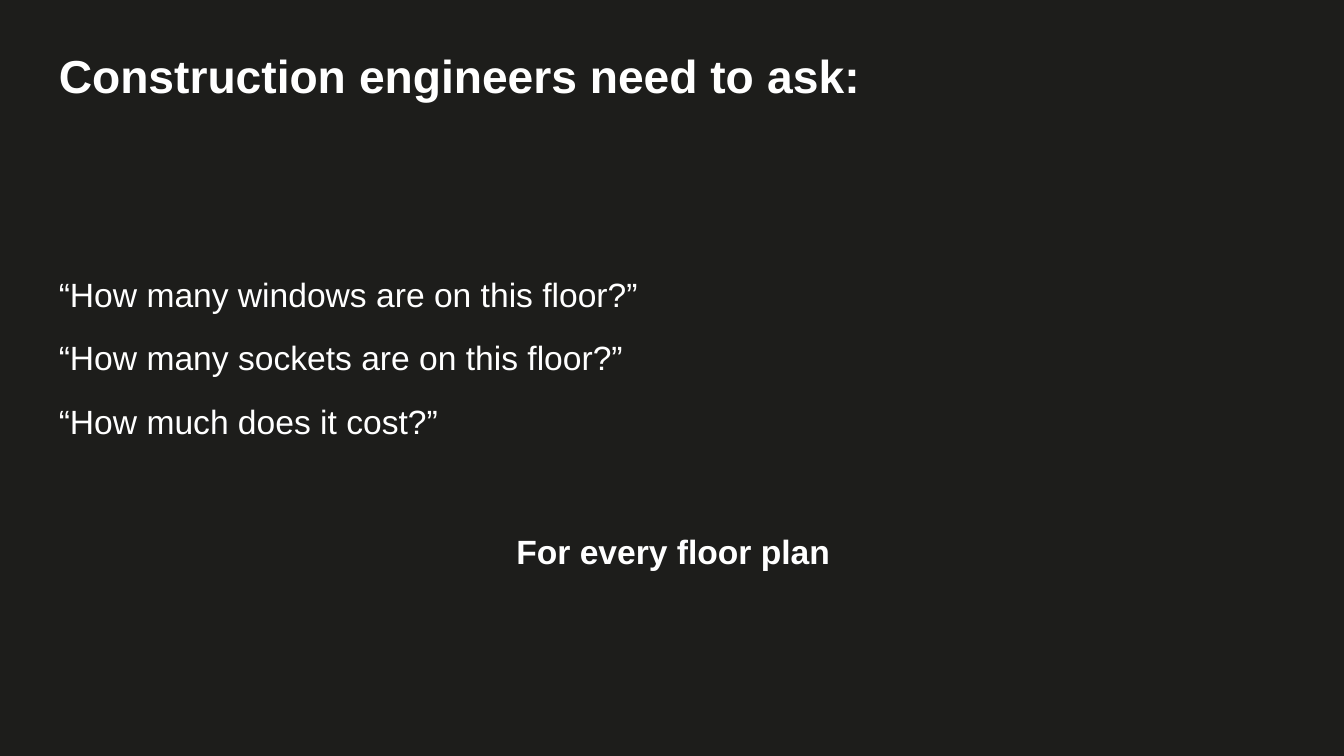
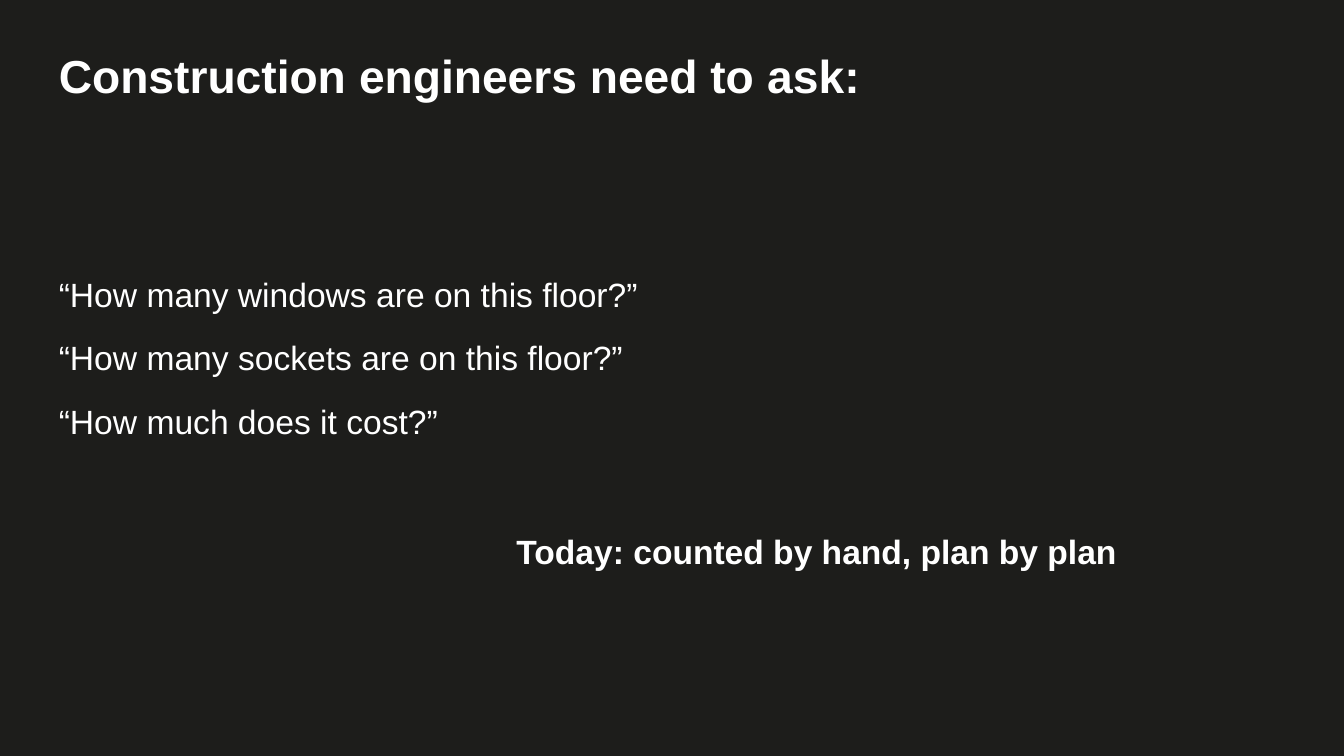
Before and after one commit to chaowang0524/metsatalo-stoa, a slide deck: slide 2 of Make_Blueprints_Talk_EN_Final.pptx. Drawn at 1344x756 pixels with LibreOffice and Linux fonts; fonts in the diff are those of the drawing. Boxes give left, top, right and bottom in pixels: in the first picture for what was removed or moved away, otherwise in the second. Text is boxed around its words. In the diff, an @@ line names an element or a change of style, - is before the commit and + after.

```diff
--- a/Make_Blueprints_Talk_EN_Final.pptx
+++ b/Make_Blueprints_Talk_EN_Final.pptx
@@ text at (516,539,1116,571): text changed @@
-For every floor plan
+Today: counted by hand, plan by plan
```
Also in this commit, not shown: 1 other slide changed, 12 slides added, 9 slides removed.
